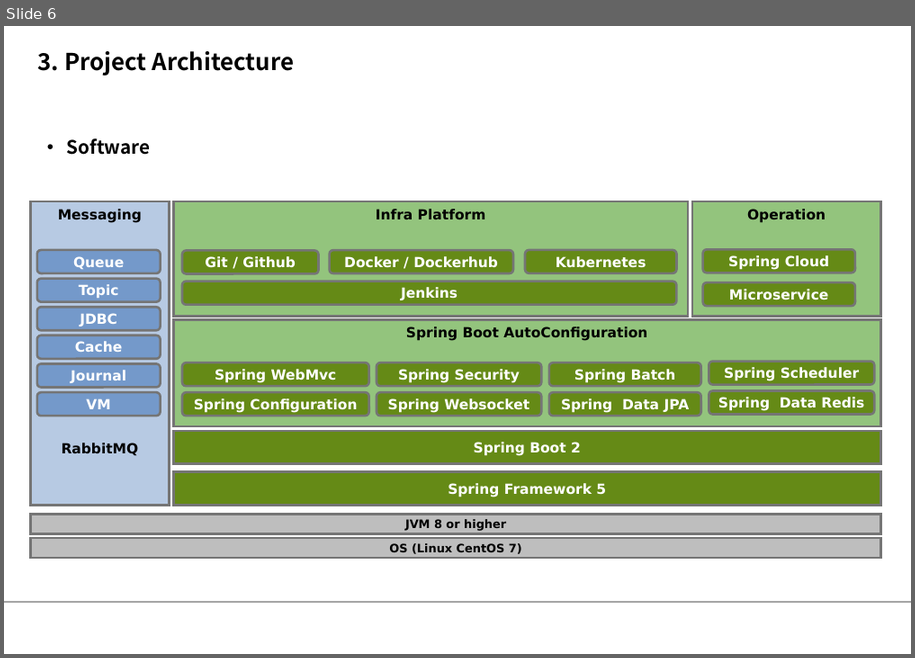
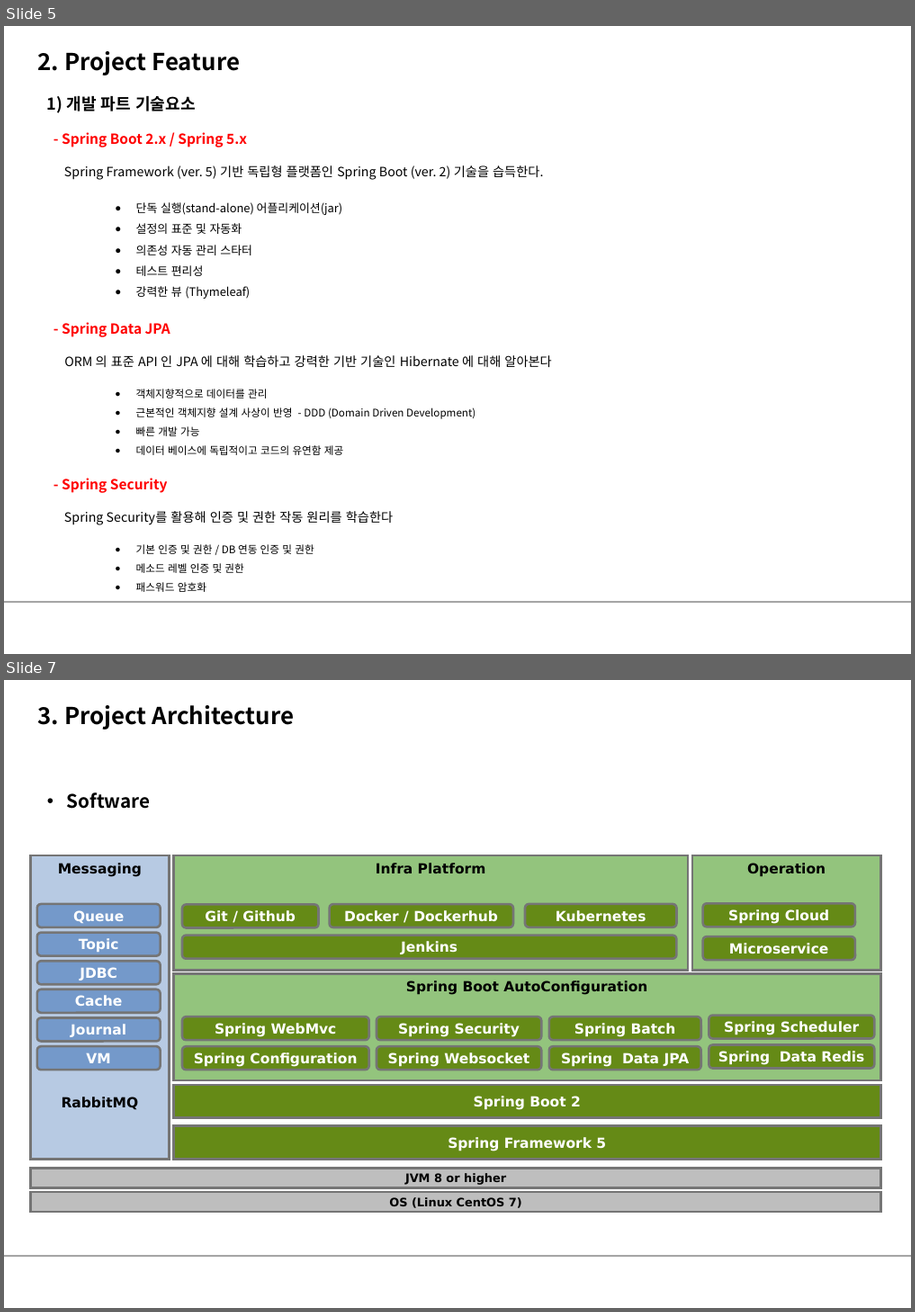
Before and after one commit to onjsdnjs/spring-boot-thymeleaf, a slide deck: am-project.ppt. Shown one above the other, each under a label of ours: slide 6 before the commit, slides 5 and 7 after it; the slides between them are not shown. The pictures are 915x658 and 915x1312 pixels, drawn with LibreOffice and Linux fonts; fonts in the diff are those of the drawing; background and template pictures are left out. Boxes give left, top, right and bottom in pixels: in the first picture for what was removed or moved away, otherwise in the second. Text is boxed around its words. In the diff, an @@ line names an element or a change of style, - is before the commit and + after.

```diff
--- a/am-project.ppt
+++ b/am-project.ppt
@@ slide 5 added at (x1=4, y1=26, x2=911, y2=654), background #FFFFFF; not listed: 1 template element that a slide beside it also shows @@
@@ text added at (x1=38, y1=51, x2=241, y2=76), 20 pt, text #000000, bold @@
+2. Project Feature
@@ text added at (x1=47, y1=96, x2=551, y2=592), 11 pt, text #000000 @@
+1) 개발 파트 기술요소
+- Spring Boot 2.x / Spring 5.x
+Spring Framework (ver. 5) 기반 독립형 플랫폼인 Spring Boot (ver. 2) 기술을 습득한다.
+  ● 단독 실행(stand-alone) 어플리케이션(jar)
+  ● 설정의 표준 및 자동화
+  ● 의존성 자동 관리 스타터
+  ● 테스트 편리성
+  ● 강력한 뷰 (Thymeleaf)
+- Spring Data JPA
+ORM 의 표준 API 인 JPA 에 대해 학습하고 강력한 기반 기술인 Hibernate 에 대해 알아본다
+  ● 객체지향적으로 데이터를 관리
+  ● 근본적인 객체지향 설계 사상이 반영 - DDD (Domain Driven Development)
+  ● 빠른 개발 가능
+  ● 데이터 베이스에 독립적이고 코드의 유연함 제공
+- Spring Security
+Spring Security를 활용해 인증 및 권한 작동 원리를 학습한다
+  ● 기본 인증 및 권한 / DB 연동 인증 및 권한
+  ● 메소드 레벨 인증 및 권한
+  ● 패스워드 암호화
@@ what was slide 6 is now slide 7 @@
```
Also in this commit, not shown: 5 slides changed, 2 other slides added, 2 slides removed.
